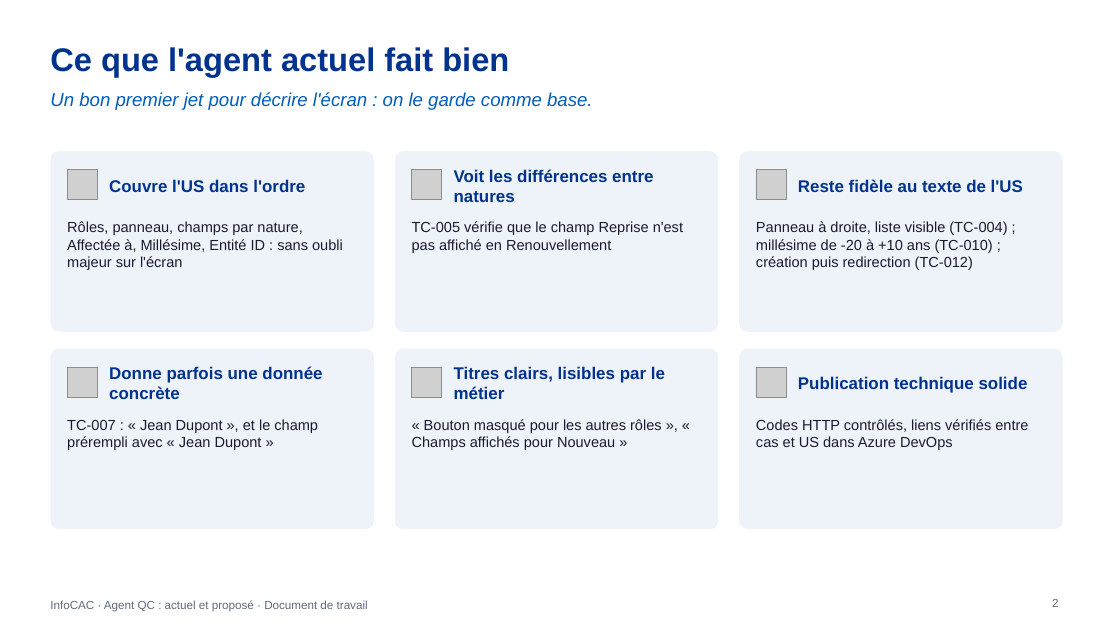
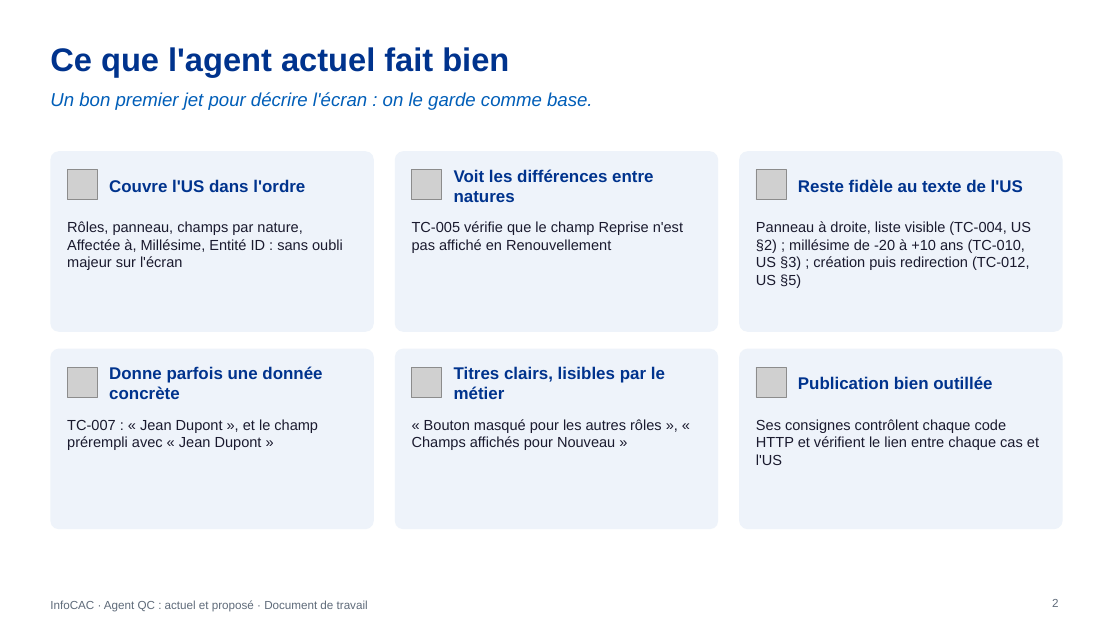
Before and after one commit to DauraRady/Travaux-QA, a slide deck: slide 2 of doc/Agent-QC-actuel-vs-propose.pptx. Drawn at 1120x630 pixels with LibreOffice and Linux fonts; fonts in the diff are those of the drawing; grey boxes stand for pictures. Boxes give left, top, right and bottom in pixels: in the first picture for what was removed or moved away, otherwise in the second. Text is boxed around its words. In the diff, an @@ line names an element or a change of style, - is before the commit and + after.

```diff
--- a/doc/Agent-QC-actuel-vs-propose.pptx
+++ b/doc/Agent-QC-actuel-vs-propose.pptx
@@ text at [756, 221, 1031, 288]: text changed @@
-Panneau à droite, liste visible (TC-004) ; millésime de -20 à +10 ans (TC-010) ; création puis redirection (TC-012)
+Panneau à droite, liste visible (TC-004, US §2) ; millésime de -20 à +10 ans (TC-010, US §3) ; création puis redirection (TC-012, US §5)
@@ text at [798, 376, 992, 389]: text changed @@
-Publication technique solide
+Publication bien outillée
@@ text at [756, 419, 1039, 465]: text changed @@
-Codes HTTP contrôlés, liens vérifiés entre cas et US dans Azure DevOps
+Ses consignes contrôlent chaque code HTTP et vérifient le lien entre chaque cas et l'US
```
Also in this commit, not shown: 3 other slides changed, 2 other files.
